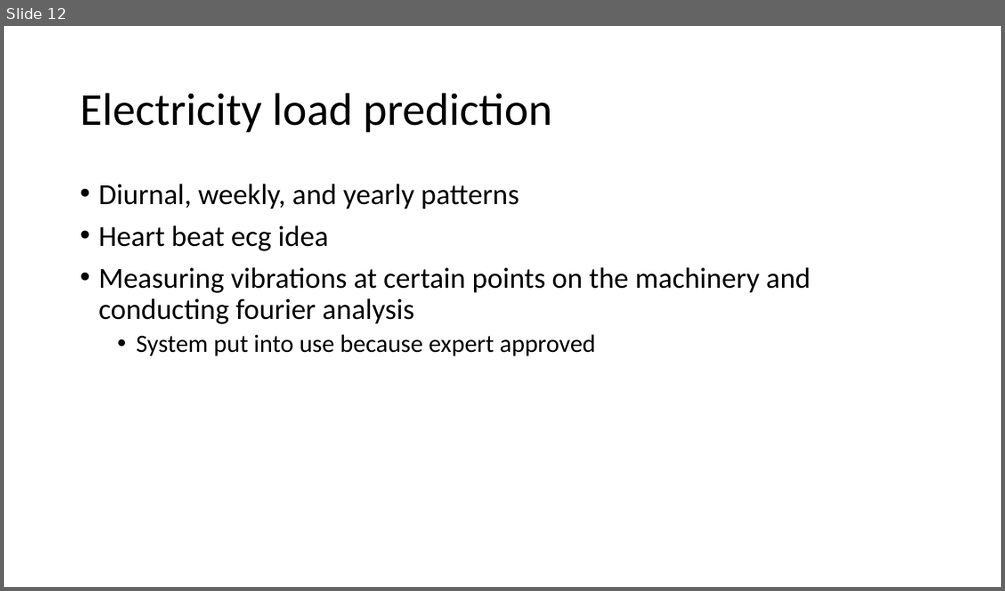
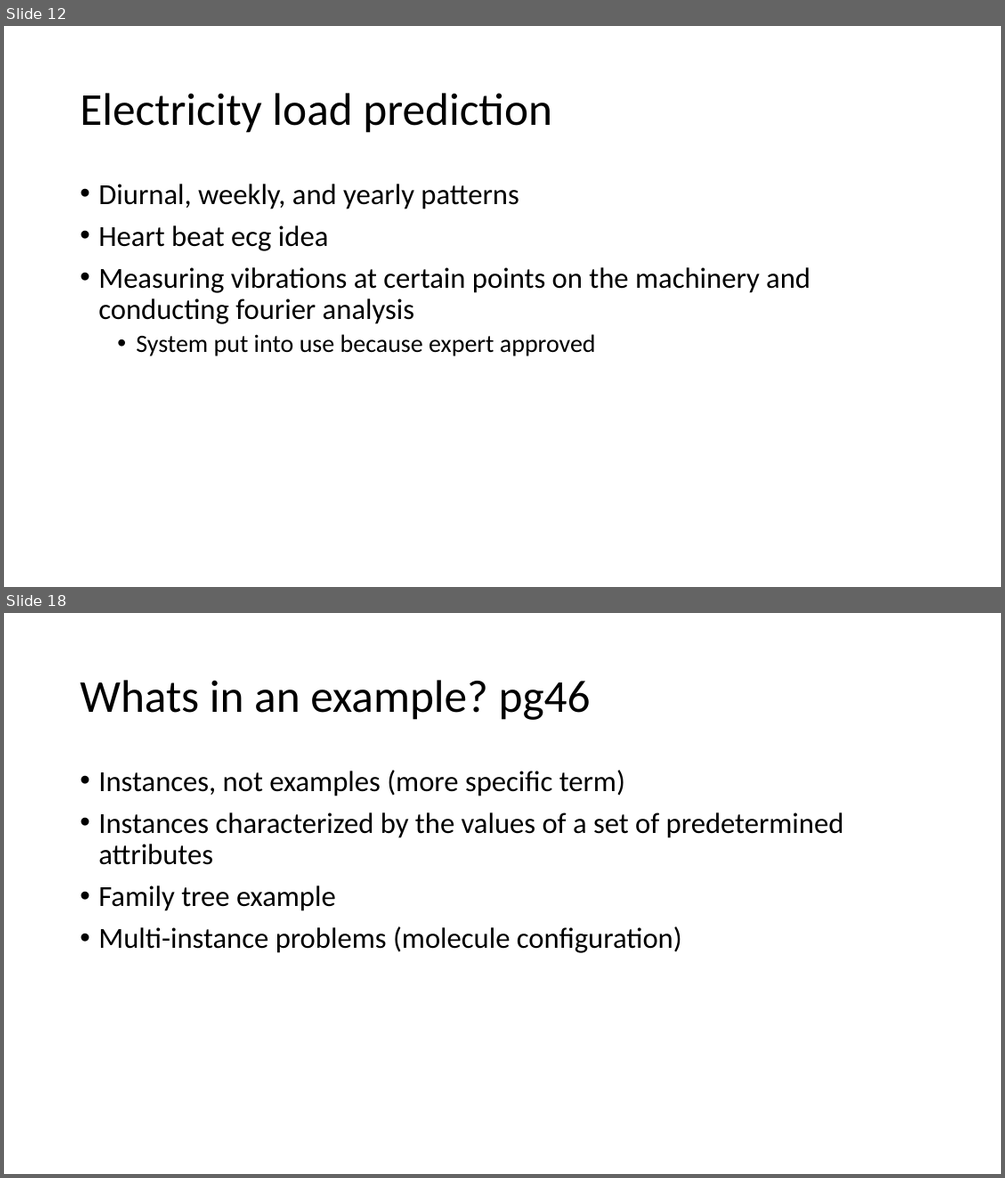
Before and after one commit to russellu/cs405, a slide deck: Lecture_intro.pptx. Shown one above the other, each under a label of ours: slide 12 before the commit, slides 12 and 18 after it; the slides between them are not shown. The pictures are 1005x591 and 1005x1178 pixels, drawn with LibreOffice and Linux fonts; fonts in the diff are those of the drawing. Boxes give left, top, right and bottom in pixels: in the first picture for what was removed or moved away, otherwise in the second. Text is boxed around its words. In the diff, an @@ line names an element or a change of style, - is before the commit and + after.

```diff
--- a/Lecture_intro.pptx
+++ b/Lecture_intro.pptx
@@ slide 18 added at (4, 613, 1001, 1174), background #FFFFFF @@
@@ title added at (80, 680, 591, 720), 44 pt, text #000000 @@
+Whats in an example? pg46
@@ text added at (98, 770, 844, 953), 28 pt, text #000000 @@
+• Instances, not examples (more specific term)
+• Instances characterized by the values of a set of predetermined attributes
+• Family tree example
+• Multi-instance problems (molecule configuration)
```
Also in this commit, not shown: 16 other slides added, 3 other files.
